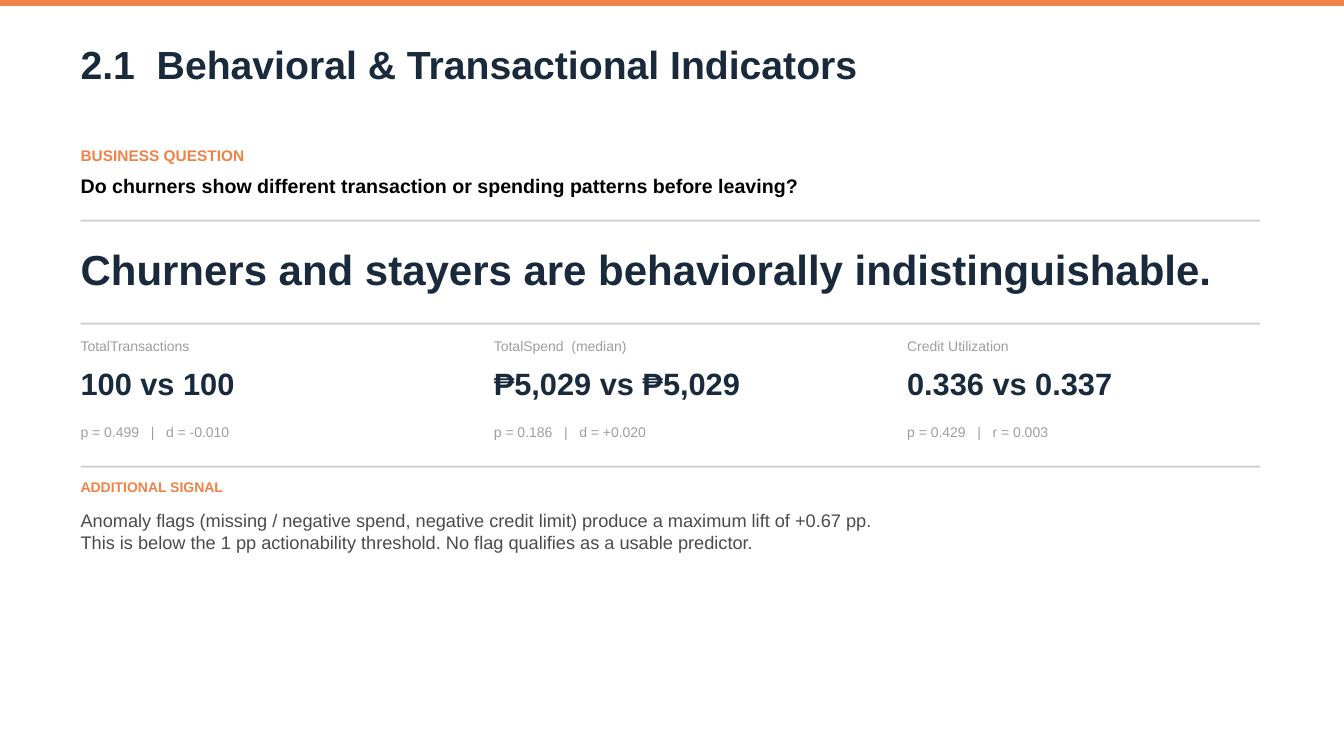
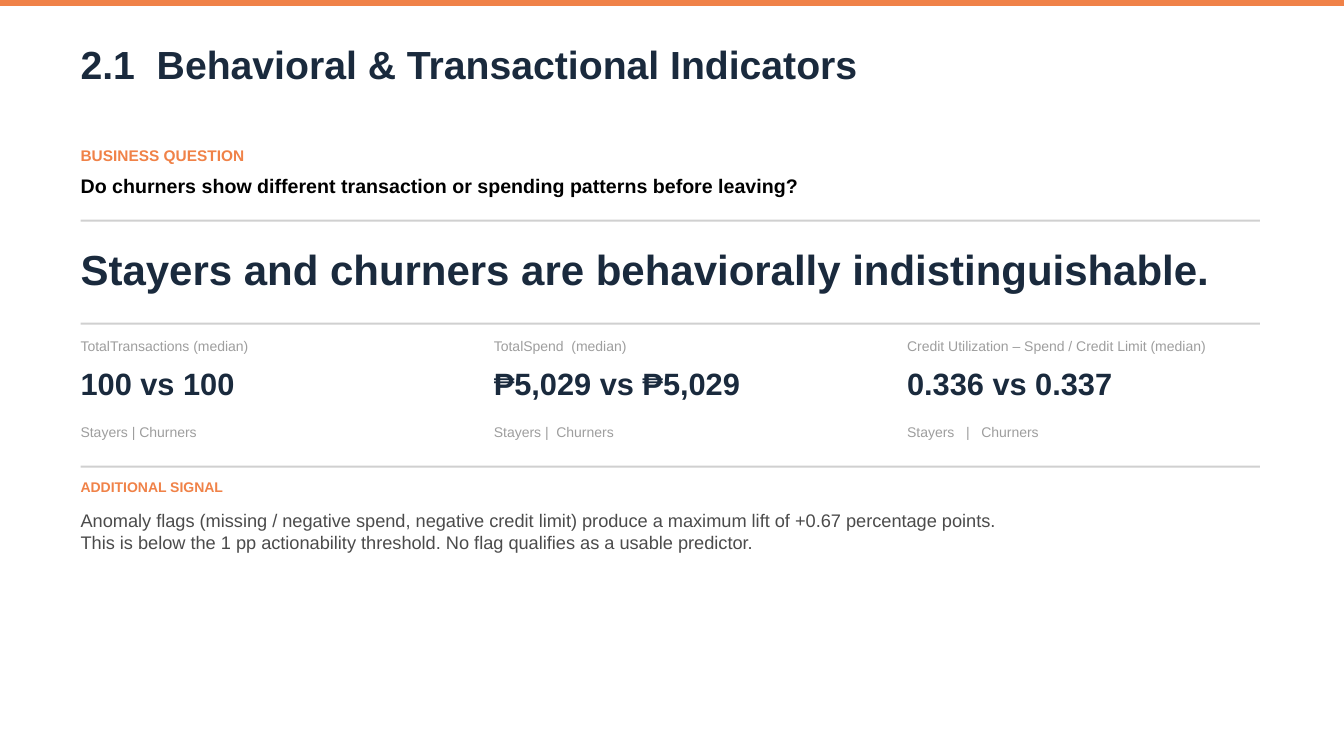
Before and after one commit to mind-wanderer00/ubp-attrition-api, a slide deck: slide 15 of presentation docs/Copino_UBP_Presentation_Final.pptx. Drawn at 1344x756 pixels with LibreOffice and Linux fonts; fonts in the diff are those of the drawing. Boxes give left, top, right and bottom in pixels: in the first picture for what was removed or moved away, otherwise in the second. Text is boxed around its words. In the diff, an @@ line names an element or a change of style, - is before the commit and + after.

```diff
--- a/presentation docs/Copino_UBP_Presentation_Final.pptx
+++ b/presentation docs/Copino_UBP_Presentation_Final.pptx
@@ text at bbox=[81, 254, 1208, 294]: text changed @@
-Churners and stayers are behaviorally indistinguishable.
+Stayers and churners are behaviorally indistinguishable.
@@ text at bbox=[81, 341, 248, 354]: text changed @@
-TotalTransactions
+TotalTransactions (median)
@@ text at bbox=[907, 341, 1206, 354]: text changed @@
-Credit Utilization
+Credit Utilization – Spend / Credit Limit (median)
@@ text at bbox=[81, 427, 196, 440]: text changed @@
-p = 0.499 | d = -0.010
+Stayers | Churners
@@ text at bbox=[494, 427, 613, 440]: text changed @@
-p = 0.186 | d = +0.020
+Stayers | Churners
@@ text at bbox=[907, 427, 1038, 440]: text changed @@
-p = 0.429 | r = 0.003
+Stayers | Churners
@@ text at bbox=[81, 514, 995, 531]: text changed @@
-Anomaly flags (missing / negative spend, negative credit limit) produce a maximum lift of +0.67 pp.
+Anomaly flags (missing / negative spend, negative credit limit) produce a maximum lift of +0.67 percentage points.
```
Also in this commit, not shown: 8 other slides changed, 2 slides added, 3 other files.
